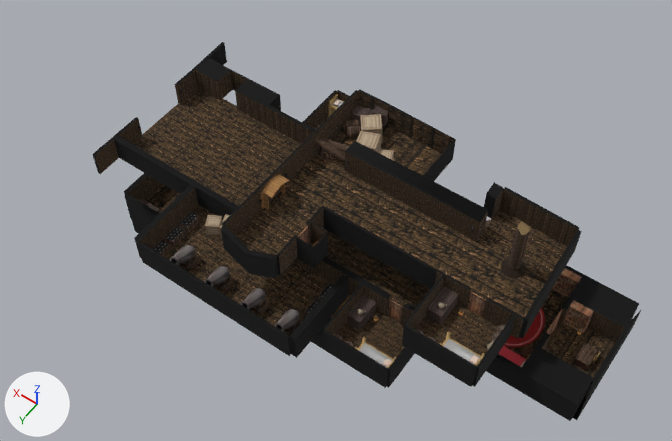
One commit to the FBX model Assets/Project/Z_Models/areas/sirenscove_main.fbx: the scene before it, then after it.
One viewpoint serves both versions: a camera (50 mm lens) standing at (-44.3, 34.1, 72.6) and looking at (-7.3, -17.7, -8.7). Arrows for +X, +Y and +Z are at lower left; the lights stay in place. Where no turn or scale is listed for an object, it has been applied to the vertices.

Before the edit, the objects in view are built like this:
```python
me_cube = bpy.data.meshes.new('Cube')
me_cube.from_pydata(...)  # 227 vertices, 159 faces; spans x -1.1..13.7, y -7.5..7.1, z -1.0..58.0
# faces by material slot: [68, 91]
me_cube.materials.append(mat_wood__ship)  # picture img_ship_png
me_cube.materials.append(mat_void)  # black #000000
me_cube_002 = bpy.data.meshes.new('Cube.002')
me_cube_002.from_pydata(...)  # 210 vertices, 112 faces; spans x -15.3..28.5, y -10.7..12.2, z -0.1..3.4
# faces by material slot: [59, 53]
me_cube_002.materials.append(mat_void)  # black #000000
me_cube_002.materials.append(mat_wood__ship__2)  # picture img_ship_png
me_cube_041 = bpy.data.meshes.new('Cube.041')
me_cube_041.from_pydata(...)  # 38 vertices, 32 faces; spans x -1.11..1.05, y -1.18..1.18, z -0.16..3.35
# faces by material slot: [12, 20]
me_cube_041.materials.append(mat_wood__ship)  # picture img_ship_png
me_cube_041.materials.append(mat_void)  # black #000000
ob_latrine = bpy.data.objects.new('latrine', me_cube_041)
ob_latrine.location = (-10.69, -8.95, -2.68)
ob_level_first = bpy.data.objects.new('level_first', me_cube)
ob_level_first.location = (-5.05, -13.99, -2.57)
ob_level_first.rotation_euler = (-3.142, 0.0, 0.0)  # degrees (-180, 0, 0)
ob_level_first.scale = (-1.99, -1.49, -0.0562)
ob_level_second = bpy.data.objects.new('level_second', me_cube_002)
ob_level_second.location = (-9.76, -19.33, -8.29)
# also in view: 'ship_pole' at (-27.8, -19.1, 0.8); 'floor_rug' at (-29.6, -17.4, -8.1); 'level_hull' at (0.7, -18.3, -17.8); 'bedroom_side.002' at (-19.7, -7.0, -6.8); 'hold' at (-3.7, -5.7, -6.9)
```
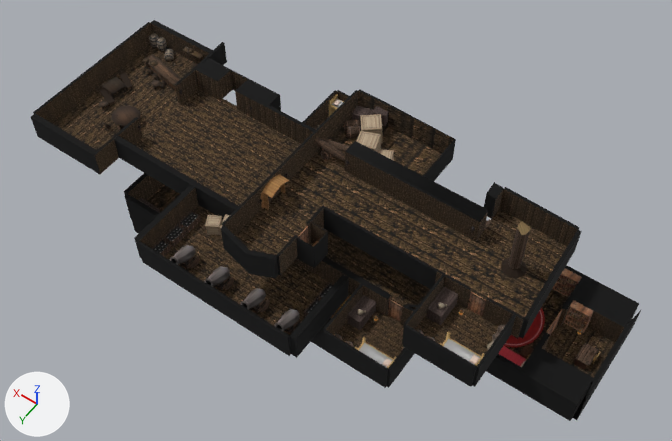
Edits to the bpy script that builds the scene:
```text
Add ob_bar_counter:
    ob_bar_counter = bpy.data.objects.new('bar_counter', me_bar_counter)  # 64 vertices, 32 faces; spans x -3.97..3.97, y -1.49..1.49, z -0.01..1.21; in mat_mat_bar_counter (picture img_tex_bar_counter_png)
    ob_bar_counter.location = (22.39, -23.29, -8.17)
Add ob_chair_wood_2_001:
    ob_chair_wood_2_001 = bpy.data.objects.new('chair_wood_2.001', me_chair_wood_2_001)  # 44 vertices, 27 faces; spans x -0.484..0.641, y -0.613..0.479, z -0.072..0.728; in mat_mat_chair_wood_2 (picture img_tex_chair_wood_2_png)
    ob_chair_wood_2_001.location = (25.31, -15.07, -8.16)
Add ob_barrel_kitchen:
    ob_barrel_kitchen = bpy.data.objects.new('barrel_kitchen', me_barrel)  # 40 vertices, 32 faces; spans x -0.59..0.59, y -0.62..0.62, z 0.0..1.54; in mat_mat_barrel (picture img_tex_barrel_png)
    ob_barrel_kitchen.location = (27.92, -27.04, -8.05)
Add ob_dining:
    ob_dining = bpy.data.objects.new('dining', me_cube_045)  # 38 vertices, 32 faces; spans x -5.1..5.4, y -10.5..10.5, z -0.2..3.2; in mat_wood__ship (picture img_ship_png), mat_void (black #000000)
    ob_dining.location = (23.56, -17.75, -8.32)
Add ob_bench_001:
    ob_bench_001 = bpy.data.objects.new('bench.001', me_cube_049)  # 60 vertices, 34 faces; spans x -1.55..1.55, y -0.96..0.96, z 0.0..0.54; in mat_top__torch__001 (picture img_holz_dark_seamless_0_jpg)
    ob_bench_001.location = (26.15, -16.45, -8.09)
Add ob_table_wood_round:
    ob_table_wood_round = bpy.data.objects.new('table_wood_round', me_table_wood_round)  # 60 vertices, 43 faces; spans x -1.66..1.66, y -1.77..1.69, z -0.04..1.33; in mat_mat_table_wood_round (picture img_tex_table_wood_round_png)
    ob_table_wood_round.location = (21.28, -14.86, -8.16)
Add ob_bench:
    ob_bench = bpy.data.objects.new('bench', me_cube_043)  # 60 vertices, 34 faces; spans x -1.52..1.52, y -1.1..1.1, z 0.0..0.54; in mat_top__torch__001 (picture img_holz_dark_seamless_0_jpg)
    ob_bench.location = (26.15, -19.79, -8.09)
Add ob_table_wood:
    ob_table_wood = bpy.data.objects.new('table_wood', me_table_wood)  # 104 vertices, 54 faces; spans x -1.25..1.25, y -1.25..1.25, z -0.01..1.09; in mat_mat_table_wood (picture img_tex_table_wood_png)
    ob_table_wood.location = (26.15, -17.92, -8.14)
Add ob_barrel_kitchen_001:
    ob_barrel_kitchen_001 = bpy.data.objects.new('barrel_kitchen.001', me_barrel.copy())
    ob_barrel_kitchen_001.location = (26.65, -27.04, -8.05)
Add ob_shelf_wood:
    ob_shelf_wood = bpy.data.objects.new('shelf_wood', me_shelf_wood)  # 20 vertices, 11 faces; spans x -1.4..1.4, y 0.0..0.8, z -0.01..0.55; in mat_mat_shelf_wood (picture img_tex_shelf_wood_png)
    ob_shelf_wood.location = (21.35, -27.64, -6.58)
Add ob_chair_wood_2:
    ob_chair_wood_2 = bpy.data.objects.new('chair_wood_2', me_chair_wood_2)  # 44 vertices, 27 faces; spans x -0.533..0.533, y -0.56..0.56, z 0.0..0.64; in mat_mat_chair_wood_2 (picture img_tex_chair_wood_2_png)
    ob_chair_wood_2.location = (22.63, -21.49, -8.17)
Add ob_plate_wood:
    ob_plate_wood = bpy.data.objects.new('plate_wood', me_plate_wood)  # 24 vertices, 18 faces; spans x -0.612..0.612, y -0.612..0.612, z 0.0..0.12; in mat_mat_plate_wood (picture img_tex_plate_wood_png)
    ob_plate_wood.location = (24.8, -23.51, -6.97)
Add ob_barrel_kitchen_002:
    ob_barrel_kitchen_002 = bpy.data.objects.new('barrel_kitchen.002', me_barrel_002)  # 40 vertices, 32 faces; spans x -1.34..0.41, y -0.31..1.53, z -0.57..0.67; in mat_mat_barrel (picture img_tex_barrel_png)
    ob_barrel_kitchen_002.location = (25.38, -27.04, -7.83)
```

Pixel boxes (x1, y1, x2, y2) of what changed, in the pictures (672 x 441 px):
'dining', added (brown)
    after: (31, 20, 213, 174)
'bar_counter', added (brown)
    after: (145, 54, 181, 92)
'table_wood_round', added (brown)
    after: (111, 105, 141, 129)
'table_wood', added
    after: (102, 77, 126, 99)
'bench.001', added
    after: (98, 87, 115, 106)
'bench', added
    after: (119, 71, 133, 91)
'barrel_kitchen.001', added
    after: (157, 37, 167, 52)
'barrel_kitchen.002', added
    after: (164, 48, 174, 62)
'barrel_kitchen', added
    after: (149, 33, 159, 48)
'shelf_wood', added
    after: (183, 48, 203, 59)
'chair_wood_2', added
    after: (152, 80, 161, 89)
'chair_wood_2.001', added
    after: (99, 101, 108, 110)
'plate_wood', added
    after: (148, 60, 158, 67)
